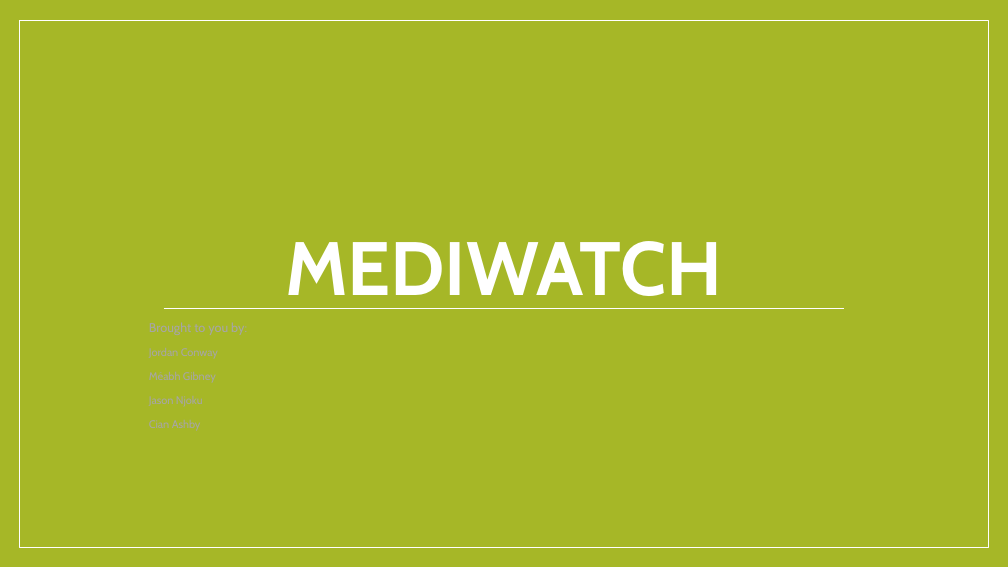
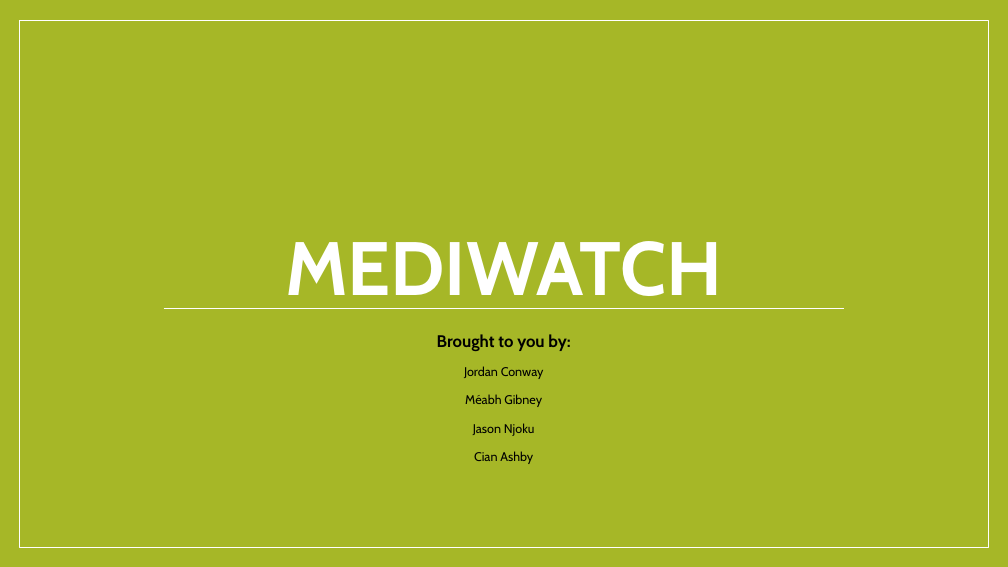
Before and after one commit to cianashby1337/IOT_CA1_Documentation, a slide deck: slide 1 of Introductory_Slides.pptx. Drawn at 1008x567 pixels with LibreOffice and Linux fonts; fonts in the diff are those of the drawing. Boxes give left, top, right and bottom in pixels: in the first picture for what was removed or moved away, otherwise in the second. Text is boxed around its words. In the diff, an @@ line names an element or a change of style, - is before the commit and + after.

Commit message:
Increase team member name contrast on title page

```diff
--- a/Introductory_Slides.pptx
+++ b/Introductory_Slides.pptx
@@ subtitle "Brought to you by:": place and size @@
-subtitle "Brought to you by:" at (149, 322, 247, 431)
+subtitle "Brought to you by:" at (437, 334, 570, 464)
@@ subtitle "Brought to you by:" at (437, 334, 570, 464): size 12.1 to 16 pt, bold on in "Brought to you by:"; text colour #A6A6A6 to #000000; size 10.4 to 12 pt in "Jordan Conway", "Méabh Gibney", "Jason Njoku", "Cian Ashby"; alignment left to centre; line spacing 0.7 to 0.9 @@
```
